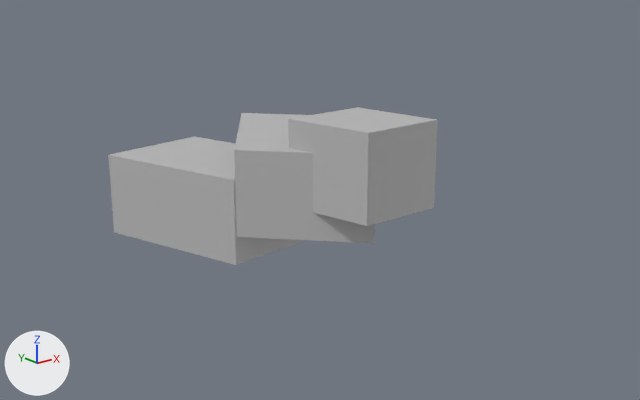
The FBX model Assets/Zone01_StairPlatform.fbx as it was, and as the next commit left it.
Camera for both pictures: a camera (50 mm lens) standing at (-32.6, -44.5, 15.4) and looking at (1.4, -2.0, -1.6). The axes (+X, +Y, +Z) are drawn at lower left. The lights are the same throughout.
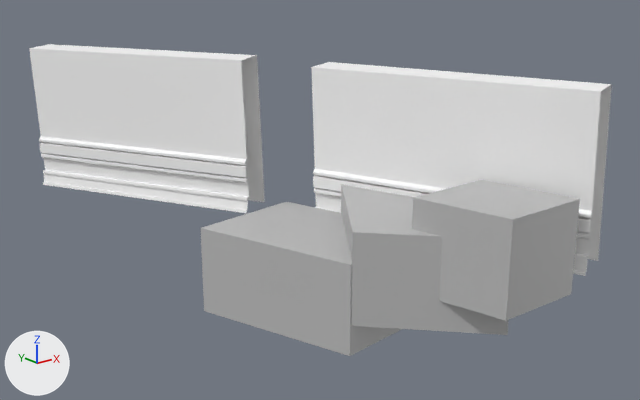
Boxes (x1, y1, x2, y2) around the edits, measured in the pictures (640 x 400 px):
'SM_ExWalls__4_', added: after (311, 62, 612, 276)
'SM_ExWalls__3_', added: after (29, 44, 265, 213)
'pCube5', moved: before (288, 107, 438, 226); after (412, 180, 580, 321)
'pCube8', moved: before (108, 136, 305, 265); after (201, 202, 402, 356)
'pCube6', moved: before (234, 113, 375, 243); after (341, 184, 508, 335)

The change, as a list of edits to the scene's bpy script:
```text
Add mat_m_templeexteriortrim:
    mat_m_templeexteriortrim = principled_material('M_TempleExteriorTrim')
    mat_m_templeexteriortrim.base_color = (1.0, 1.0, 1.0)  # white #ffffff
Add me_scene_1:
    me_scene_1.from_pydata(...)  # 44 vertices, 42 faces; spans x 0.0..10000.0, y 0.0..10000.0, z -5000.0..7122.0
    me_scene_1.materials.append(mat_m_templeexteriortrim)  # white #ffffff
Change ob_pcube8:
    ob_pcube8.location: (-2.92, 7.85, -4.45) -> (-1.67, -1.34, -7.27)
Change ob_pcube5:
    ob_pcube5.location: (1.69, -4.11, -0.91) -> (2.94, -13.3, -3.73)
Change ob_pcube6:
    ob_pcube6.location: (4.72, 1.45, -2.65) -> (5.97, -7.74, -5.48)
Add ob_sm_exwalls__4:
    ob_sm_exwalls__4 = bpy.data.objects.new('SM_ExWalls__4_', me_scene_1)
    ob_sm_exwalls__4.location = (2.08, -1.69, -2.99)
    ob_sm_exwalls__4.rotation_euler = (1.603, -0.0136, -1.242)  # degrees (92, -0.8, -71)
    ob_sm_exwalls__4.scale = (0.00175, 0.001, 0.0002)
Add ob_sm_exwalls__3:
    ob_sm_exwalls__3 = bpy.data.objects.new('SM_ExWalls__3_', me_scene_1)
    ob_sm_exwalls__3.location = (-7.83, 18.24, -3.11)
    ob_sm_exwalls__3.rotation_euler = (1.601, -0.0171, -1.132)  # degrees (92, -1, -65)
    ob_sm_exwalls__3.scale = (0.00175, 0.001, 0.0002)
```
